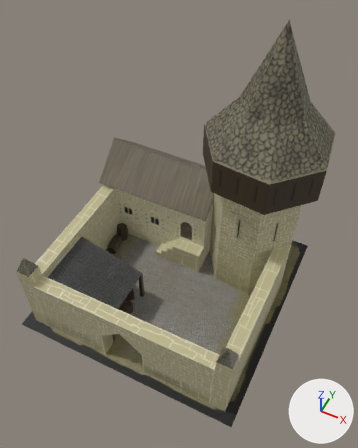
Before and after pictures for a commit that changed the Blender file 3DModels/BlendFiles/caserne.blend.
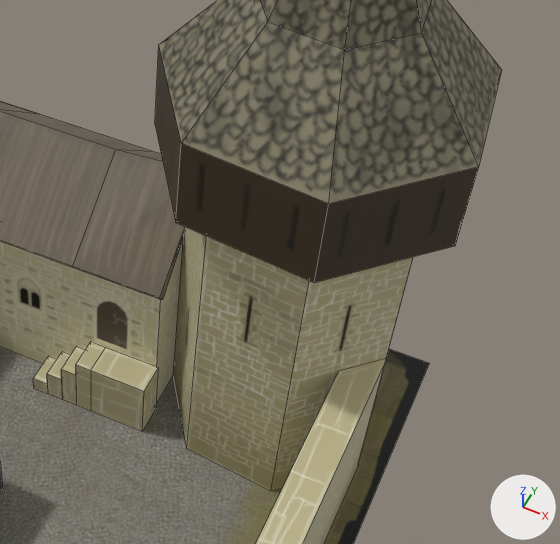
Old and new are each drawn whole from a camera (50 mm lens) standing at (4.15, -7.94, 12.75) and looking at (0.4, -0.44, 3.38) and again close up on the part from 40% to 100% of the width and 24% to 70% of the height. Every picture has the same lights, and +X, +Y and +Z are marked at lower right. The close-ups show mesh edges as thin lines.
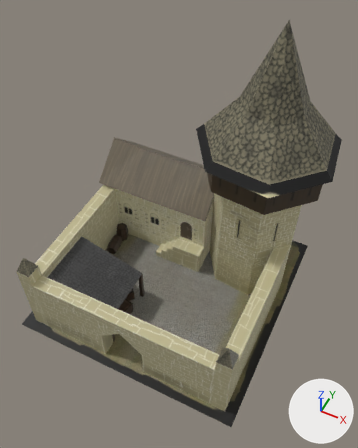
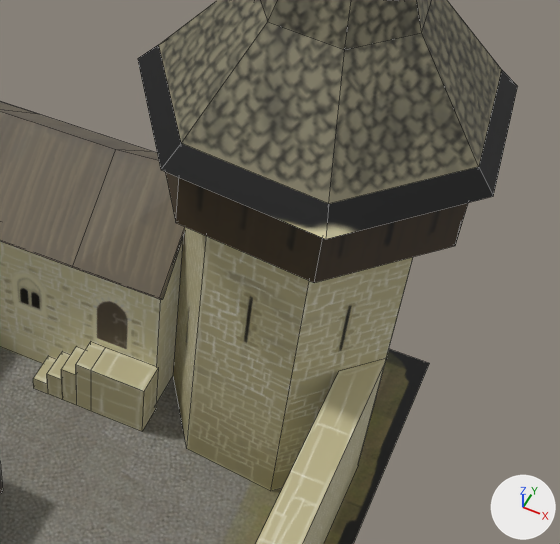
Commit message: Update de la caserne et de la forge

What differs and where, as boxes (x1, y1, x2, y2) in the close-ups (560 x 544 px):
'Cube.008', reshaped: before (0, 0, 502, 544); after (0, 0, 517, 544)
part 1 of me_cube_010, added (black): after (138, 45, 517, 239)

Diff of the bpy script that builds the scene:
```diff
--- a/3DModels/BlendFiles/caserne.blend.py
+++ b/3DModels/BlendFiles/caserne.blend.py
@@ me_cube_010 @@
 # used by ob_cube_008; location = (-1.6, -1.2, 0.0); scale = (0.2, 0.2, 0.2)
 # verts and faces of me_cube_010; kept vertices keep their numbers, new ones are numbered from 226
 # before: 146 (17.7, 23.5, 25.0), 147 (23.9, 19.6, 25.0) at pixel (501, 69), 148 (24.8, 12.4, 25.0) at pixel (478, 166), 149 (19.7, 7.1, 25.0) at pixel (328, 203), 150 (12.4, 7.9, 25.0) at pixel (181, 143)
 # before: 151 (8.4, 14.1, 25.0) at pixel (158, 44), 152 (10.8, 21.0, 25.0)
-me_cube_010.from_pydata(...)  # 226 vertices, 197 faces; spans x -8.5..24.8, y -10.5..23.5, z 0.0..40.0
+me_cube_010.from_pydata(...)  # 233 vertices, 204 faces; spans x -8.5..25.8, y -10.5..24.5, z 0.0..40.0
+# me_cube_010 part 1
+verts[226] = (10.1, 21.7, 23.9)
+verts[227] = (7.4, 13.9, 23.9)  # pixel (137, 58)
+verts[228] = (11.8, 7.0, 23.9)  # pixel (160, 169)
+verts[229] = (20.0, 6.1, 23.9)  # pixel (325, 239)
+verts[230] = (25.8, 12.0, 23.9)  # pixel (493, 196)
+verts[231] = (24.8, 20.2, 23.9)  # pixel (517, 86)
+verts[232] = (17.8, 24.5, 23.9)
+faces += [(146, 232, 226, 152), (151, 152, 226, 227), (150, 151, 227, 228), (149, 150, 228, 229), (148, 149, 229, 230), (147, 148, 230, 231)]
+faces += [(146, 147, 231, 232)]
 me_cube_010.materials.append(mat_caserne_png)
```
